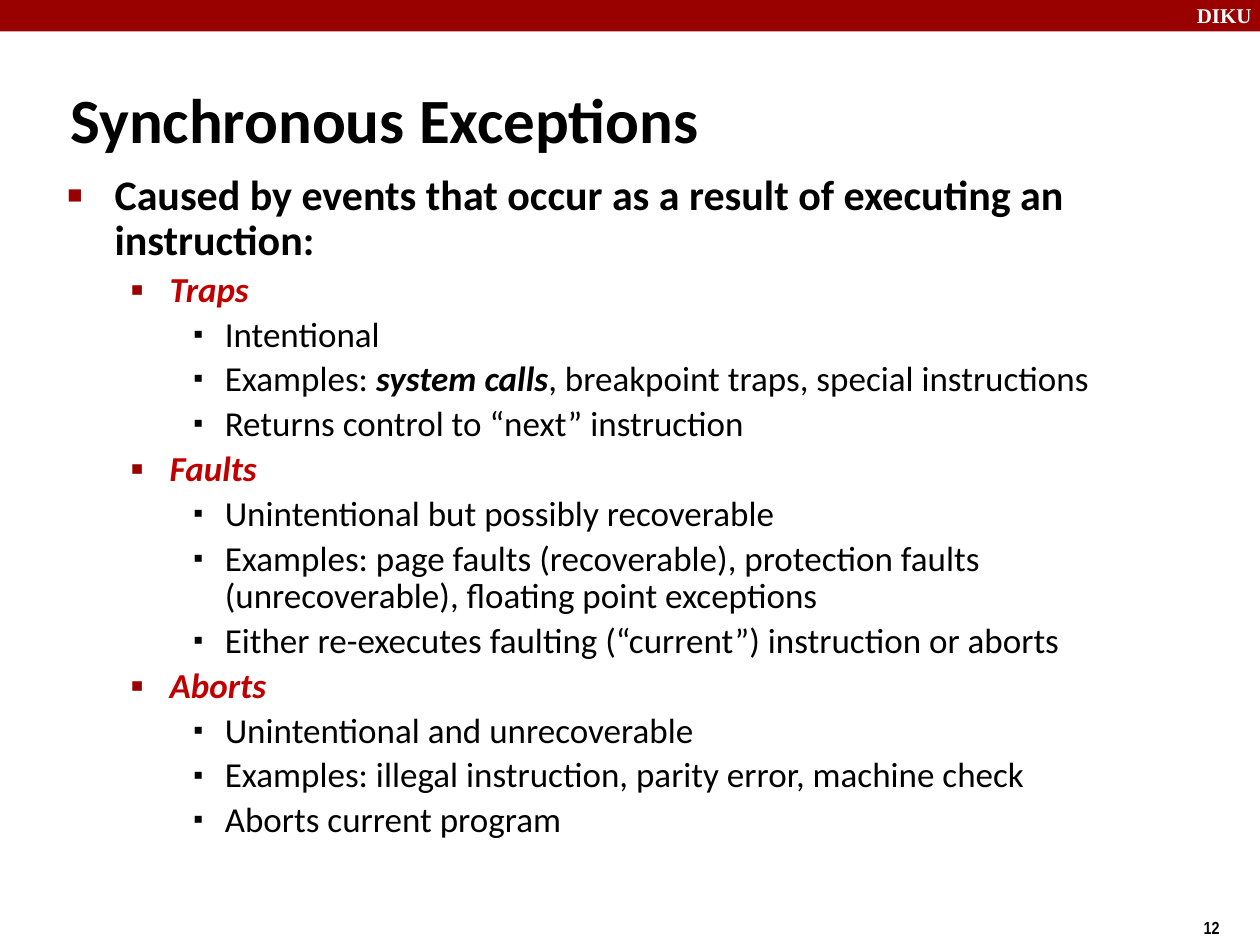
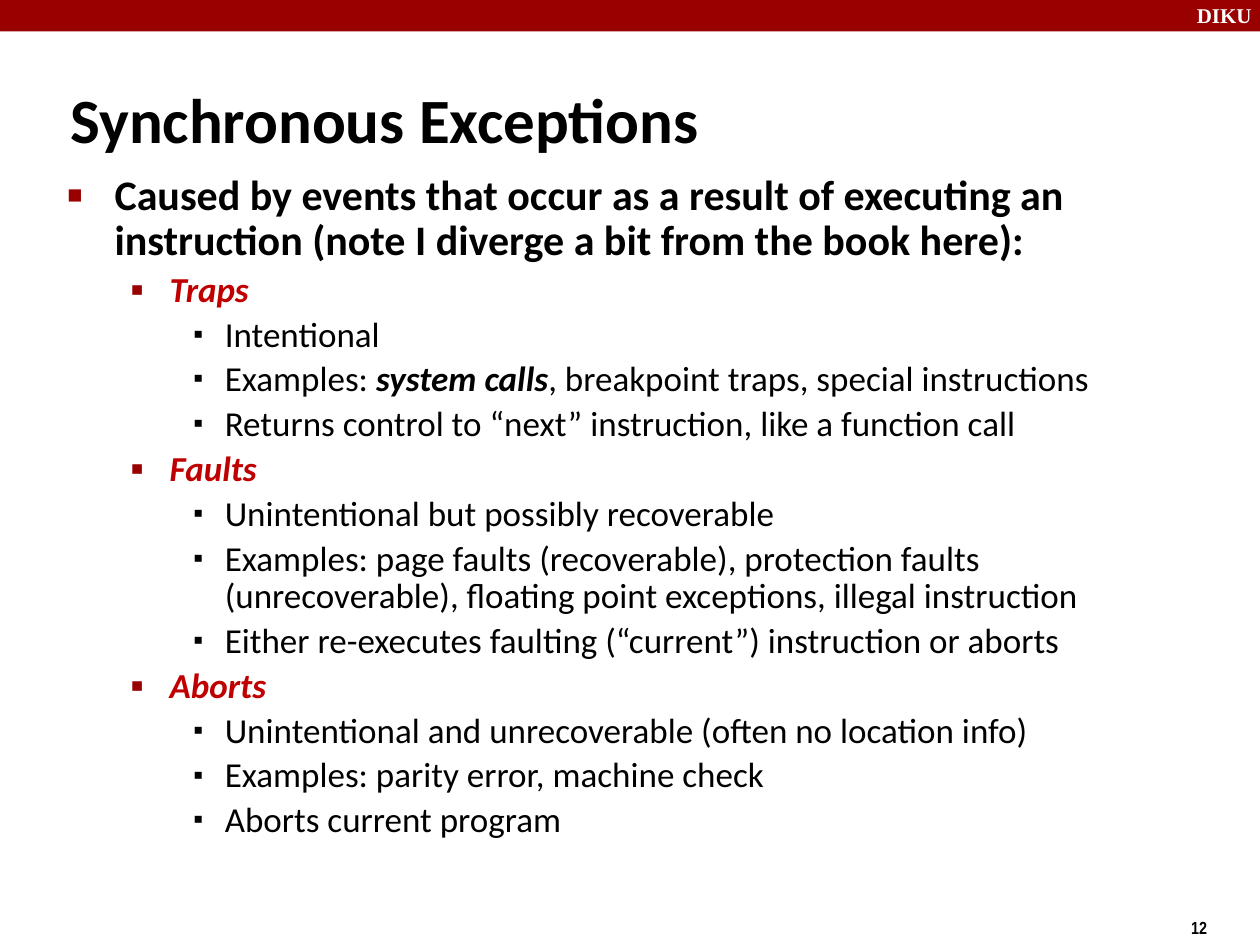
Before and after one commit to diku-compSys/compSys-e2020-pub, a slide deck: slide 12 of material/201019_exceptional_control_flow/exceptional-control-flow.odp. Drawn at 1260x945 pixels with LibreOffice and Linux fonts; fonts in the diff are those of the drawing. Boxes give left, top, right and bottom in pixels: in the first picture for what was removed or moved away, otherwise in the second. Text is boxed around its words. In the diff, an @@ line names an element or a change of style, - is before the commit and + after.

Commit message:
Lecture.

```diff
--- a/material/201019_exceptional_control_flow/exceptional-control-flow.odp
+++ b/material/201019_exceptional_control_flow/exceptional-control-flow.odp
@@ text at (x1=115, y1=180, x2=1063, y2=262): text changed @@
-■ Caused by events that occur as a result of executing an instruction:
+■ Caused by events that occur as a result of executing an instruction (note I diverge a bit from the book here):
@@ text at (x1=225, y1=411, x2=1015, y2=441): text changed @@
-    ▪ Returns control to “next” instruction
+    ▪ Returns control to “next” instruction, like a function call
@@ text at (x1=225, y1=545, x2=1077, y2=614): text changed @@
-    ▪ Examples: page faults (recoverable), protection faults (unrecoverable), floating point exceptions
+    ▪ Examples: page faults (recoverable), protection faults (unrecoverable), floating point exceptions, illegal instruction
@@ text at (x1=225, y1=717, x2=1027, y2=793): text changed @@
-    ▪ Unintentional and unrecoverable
-    ▪ Examples: illegal instruction, parity error, machine check
+    ▪ Unintentional and unrecoverable (often no location info)
+    ▪ Examples: parity error, machine check
@@ page number moved from (x1=1204, y1=921, x2=1220, y2=934) to (x1=1191, y1=921, x2=1207, y2=934) @@
```
Also in this commit, not shown: 52 other slides changed, 4 other files.
